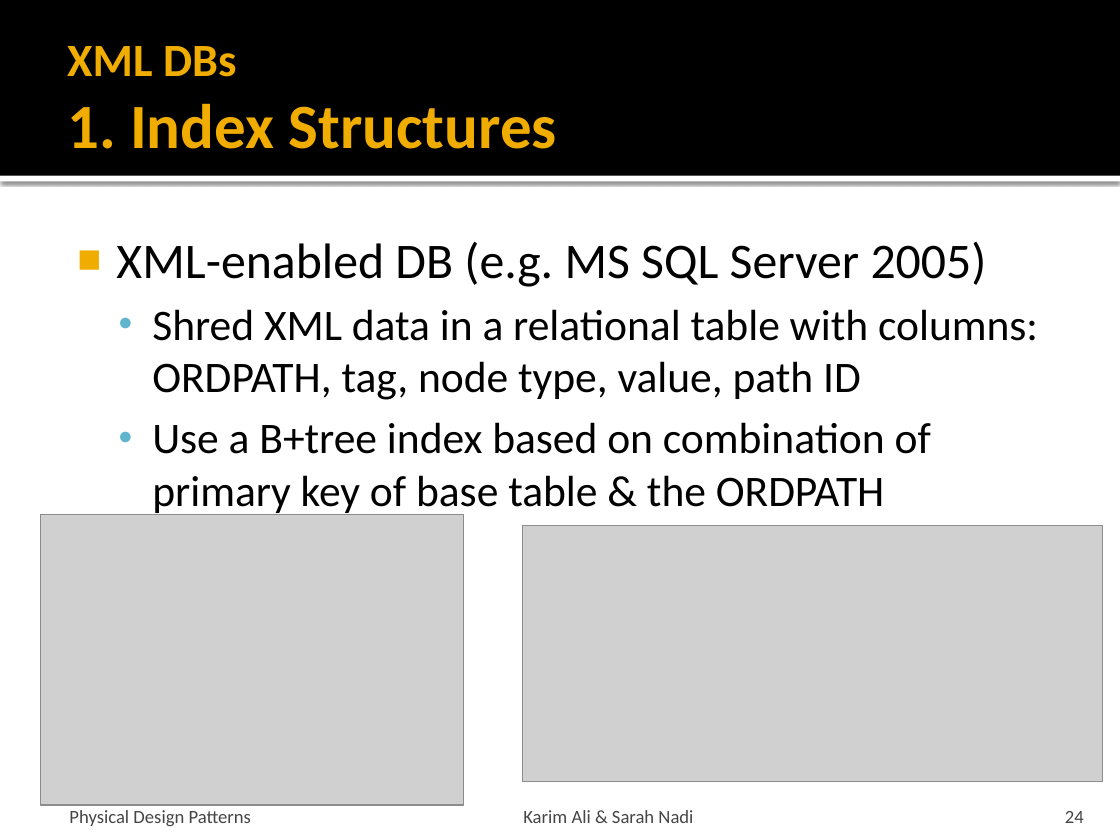
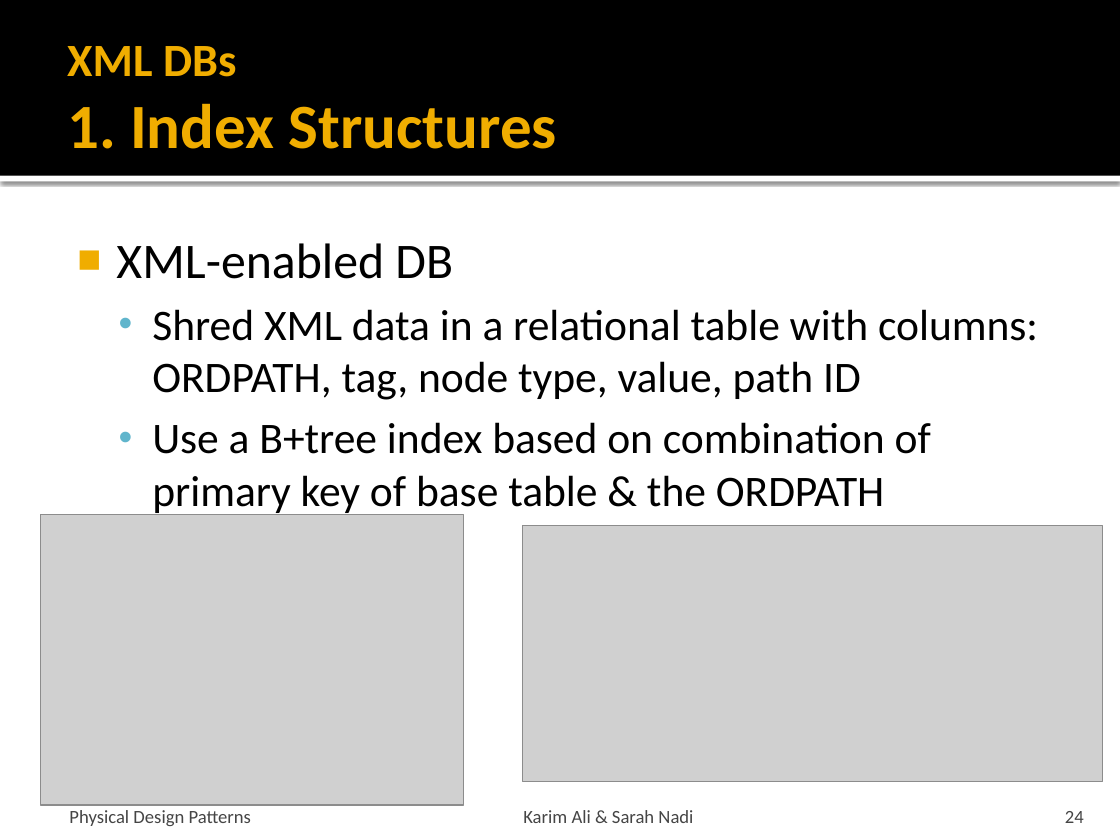
Before and after one commit to snadi/cs848-db, a slide deck: slide 24 of cs848-db/PhysDesignPres.pptx. Drawn at 1120x840 pixels with LibreOffice and Linux fonts; fonts in the diff are those of the drawing; grey boxes stand for pictures. Boxes give left, top, right and bottom in pixels: in the first picture for what was removed or moved away, otherwise in the second. Text is boxed around its words. In the diff, an @@ line names an element or a change of style, - is before the commit and + after.

```diff
--- a/cs848-db/PhysDesignPres.pptx
+++ b/cs848-db/PhysDesignPres.pptx
@@ text at box(116, 243, 453, 279): text changed @@
-■ XML-enabled DB (e.g. MS SQL Server 2005)
+■ XML-enabled DB
```
Also in this commit, not shown: 5 other slides changed, 3 other files.
